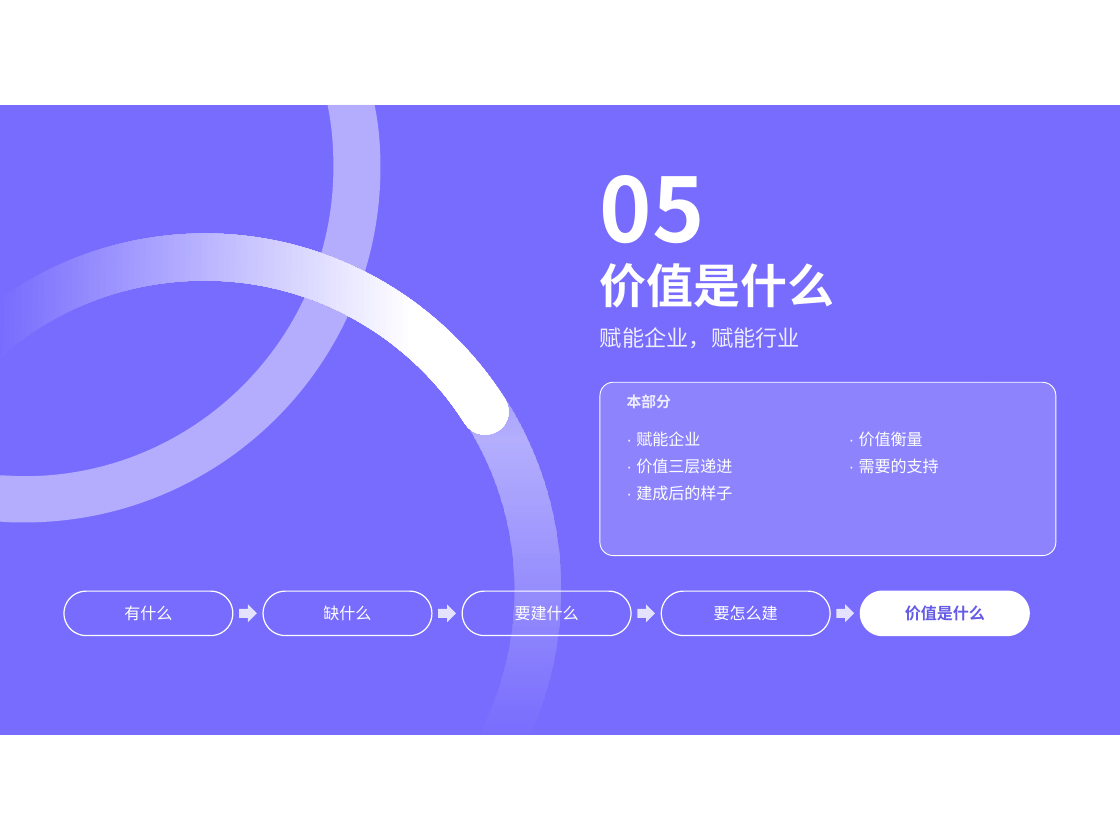
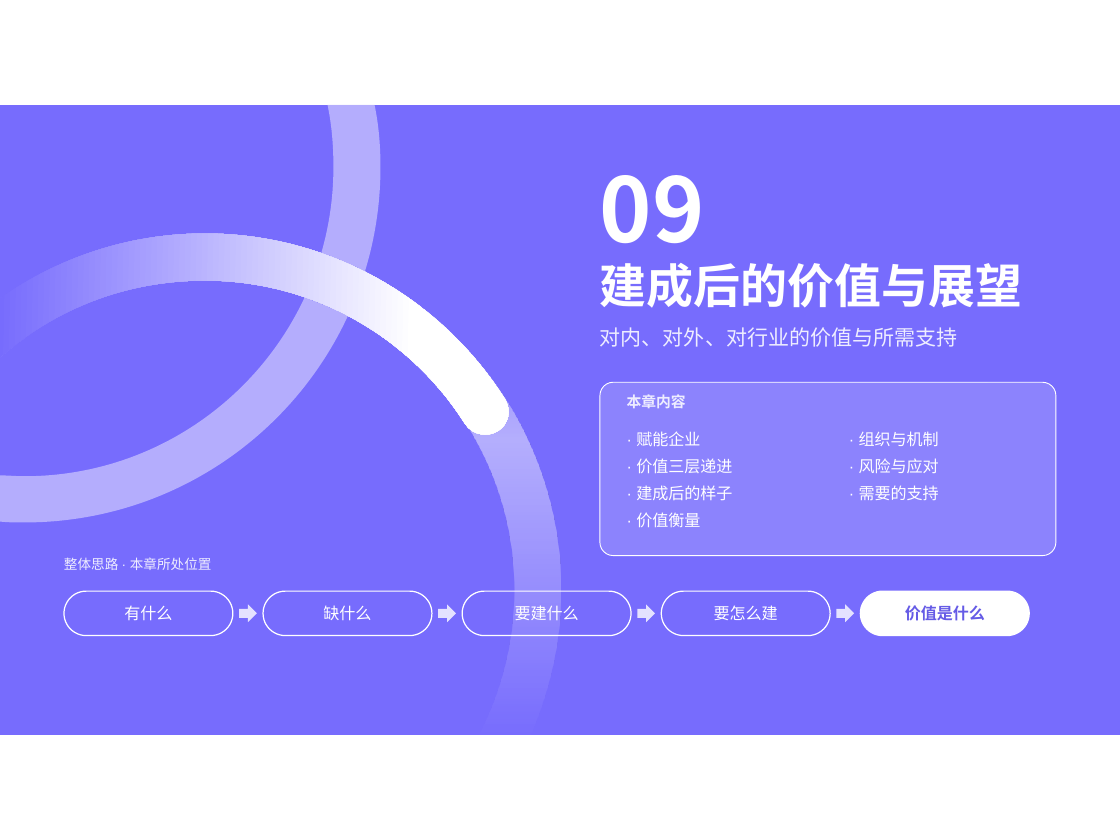
Before and after one commit to keanying/relevance, a slide deck: slide 47 of 票付通AI大数据平台建设规划.pptx (slide 42 before the commit). Drawn at 1120x840 pixels with LibreOffice and Linux fonts; fonts in the diff are those of the drawing. Boxes give left, top, right and bottom in pixels: in the first picture for what was removed or moved away, otherwise in the second. Text is boxed around its words. In the diff, an @@ line names an element or a change of style, - is before the commit and + after.

```diff
--- a/票付通AI大数据平台建设规划.pptx
+++ b/票付通AI大数据平台建设规划.pptx
@@ text at (600, 175, 705, 265): text changed @@
-05
+09
@@ title at (600, 263, 1023, 308): text changed @@
-价值是什么
+建成后的价值与展望
@@ text at (600, 327, 958, 347): text changed; size 18 to 17 pt @@
-赋能企业，赋能行业
+对内、对外、对行业的价值与所需支持
@@ text at (627, 394, 686, 408): text changed @@
-本部分
+本章内容
@@ text at (859, 431, 939, 473): text changed @@
-· 价值衡量
+· 组织与机制
+· 风险与应对
@@ text at (636, 512, 700, 527): paragraph added @@
+· 价值衡量
@@ text added at (64, 557, 212, 570), 11 pt, text #EEEDFF @@
+整体思路 · 本章所处位置
```
Also in this commit, not shown: 44 other slides changed, 8 slides added, 1 slide removed.
